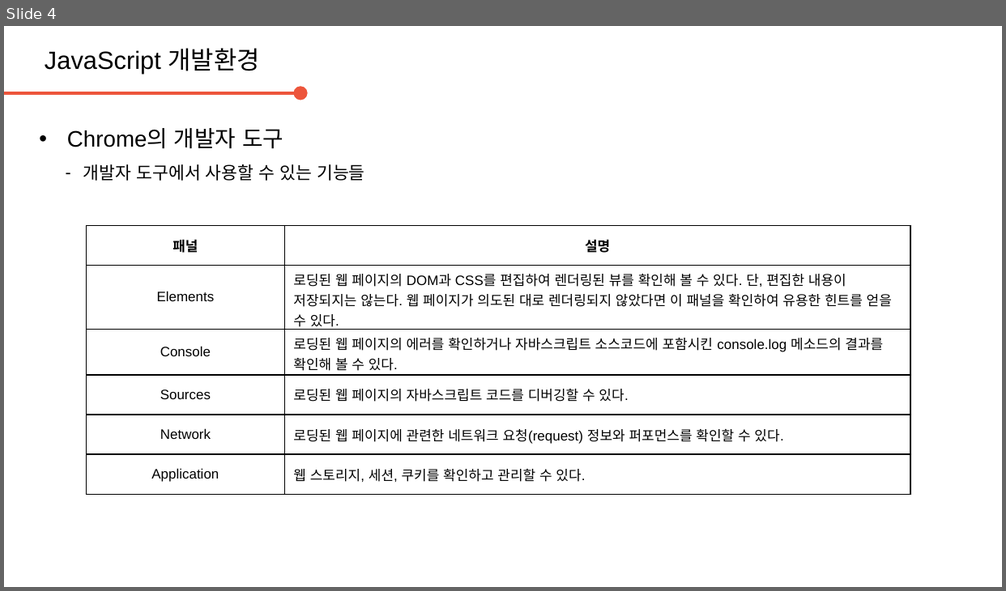
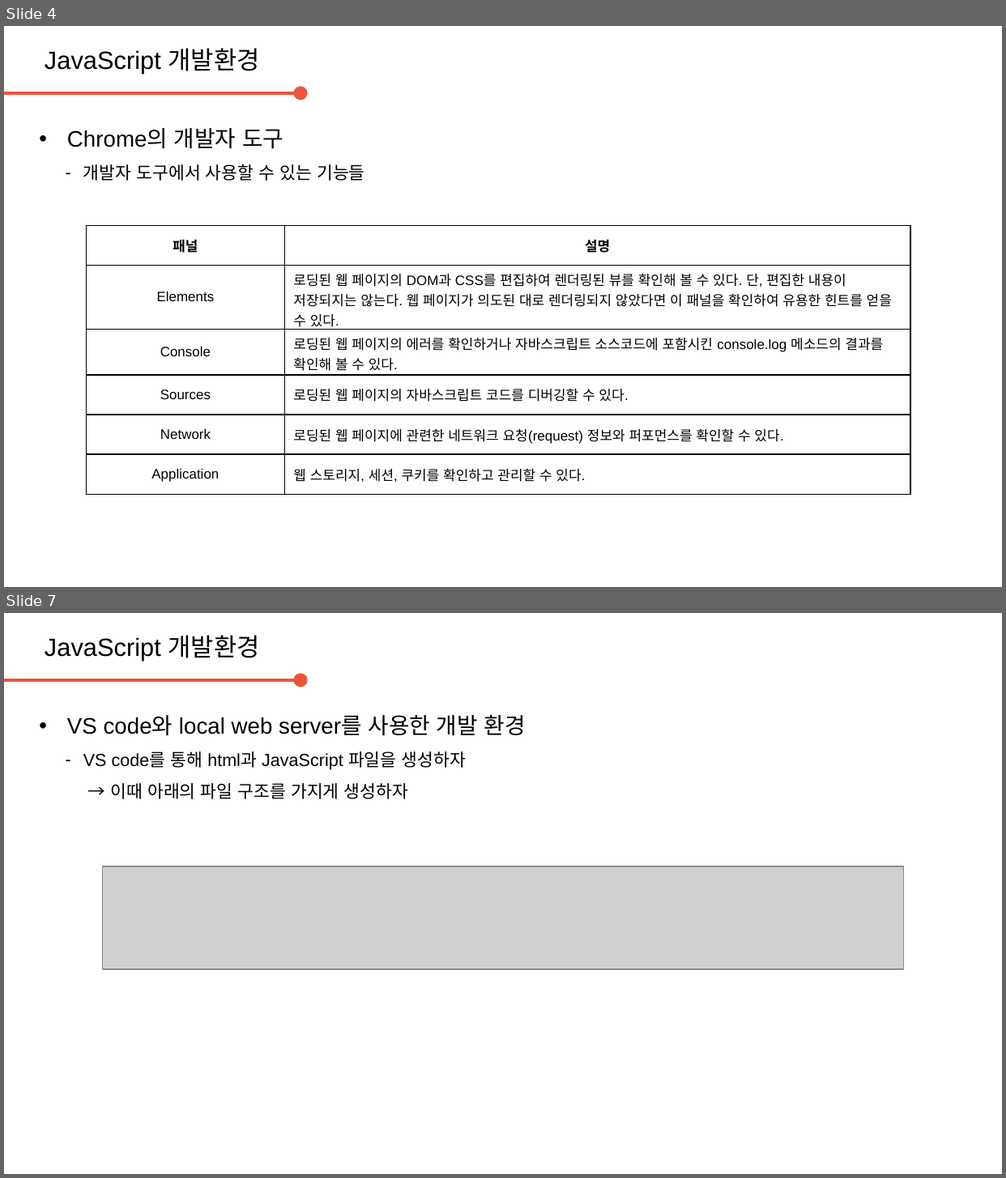
Before and after one commit to daegukdo/GCWM, a slide deck: 30/200727_JavaScript_DevEnv.pptx. Shown one above the other, each under a label of ours: slide 4 before the commit, slides 4 and 7 after it; the slides between them are not shown. The pictures are 1006x591 and 1006x1178 pixels, drawn with LibreOffice and Linux fonts; fonts in the diff are those of the drawing; grey boxes stand for pictures; background and template pictures are left out. Boxes give left, top, right and bottom in pixels: in the first picture for what was removed or moved away, otherwise in the second. Text is boxed around its words. In the diff, an @@ line names an element or a change of style, - is before the commit and + after.

Commit message:
get coding with me  - edit JavaScript resource (dev. env. setup)

```diff
--- a/30/200727_JavaScript_DevEnv.pptx
+++ b/30/200727_JavaScript_DevEnv.pptx
@@ slide 7 added at (4, 613, 1002, 1174), background #FFFFFF @@
@@ text added at (44, 635, 260, 660), 20 pt, text #000000 @@
+JavaScript 개발환경
@@ arrow added from (4, 680) to (300, 680), #ED553B 2.25 pt @@
@@ text added at (67, 715, 526, 799), 14 pt, text #000000 @@
+• VS code와 local web server를 사용한 개발 환경
+  – VS code를 통해 html과 JavaScript 파일을 생성하자
+    → 이때 아래의 파일 구조를 가지게 생성하자
@@ picture added at (103, 867, 904, 969) @@
```
Also in this commit, not shown: 16 other slides added.
